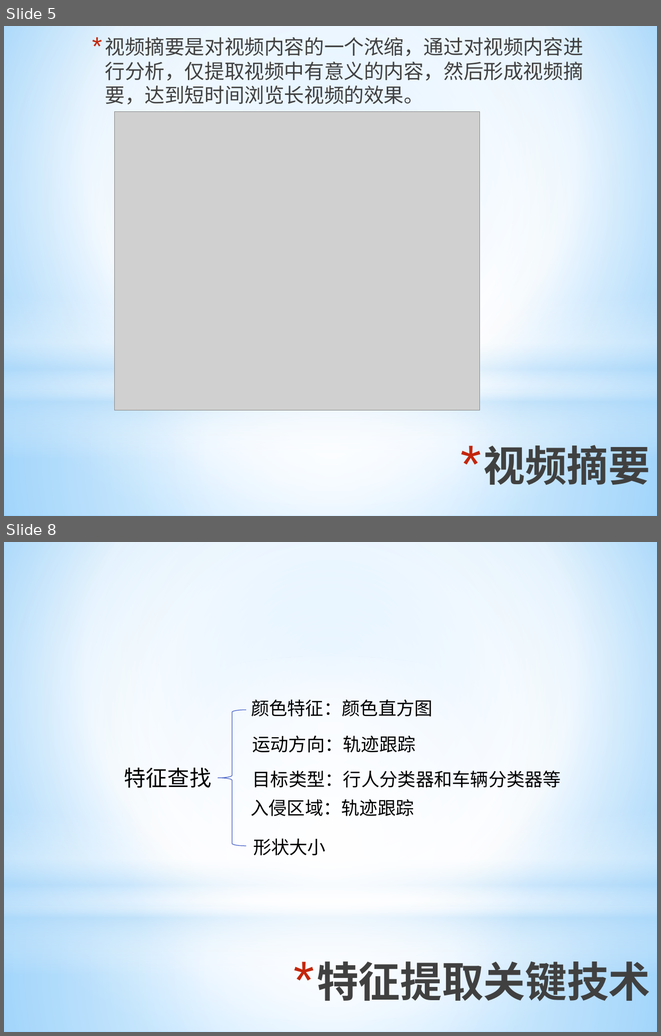
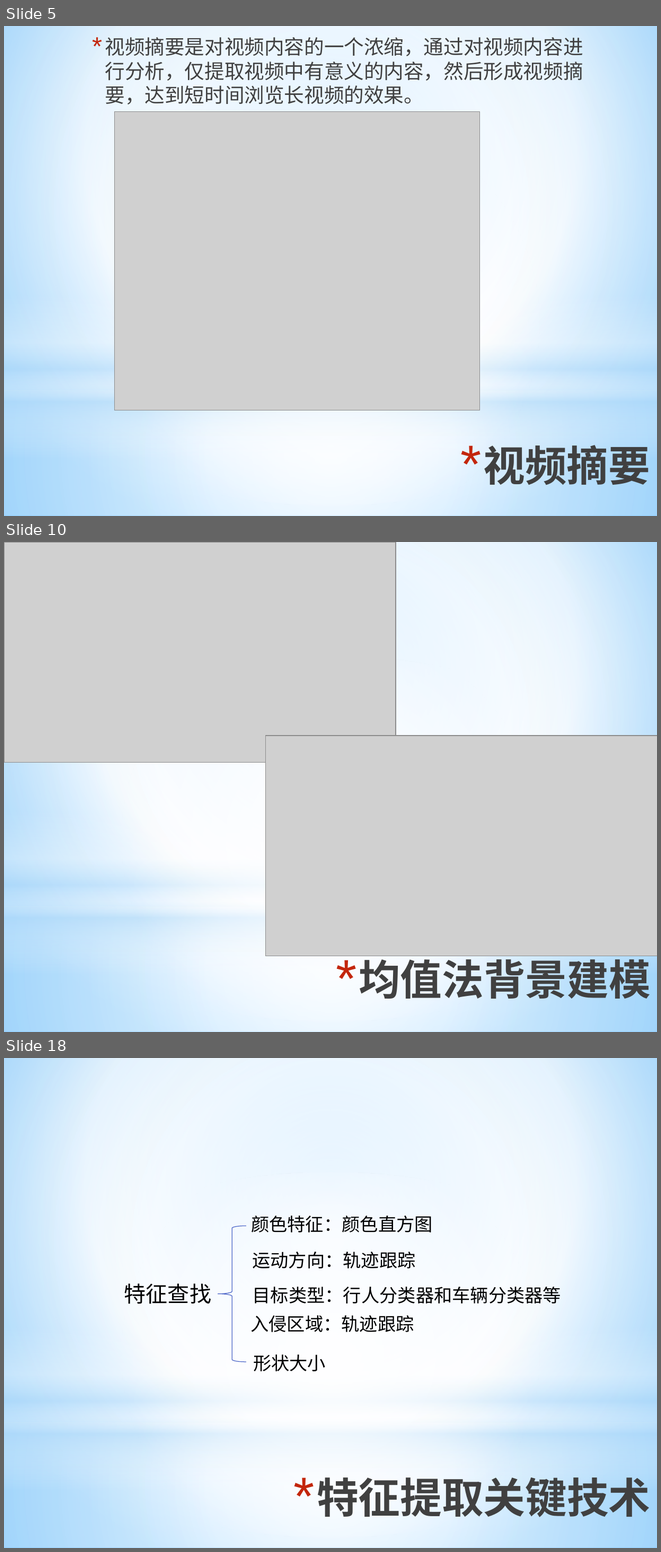
Before and after one commit to ronnyMakhuddin/motion-detect-tiqu, a slide deck: 研究生毕业设计/文档管理/预答辩/毕业设计预答辩.pptx. Shown one above the other, each under a label of ours: slides 5 and 8 before the commit, slides 5, 10 and 18 after it; the slides between them are not shown. The pictures are 661x1036 and 661x1552 pixels, drawn with LibreOffice and Linux fonts; fonts in the diff are those of the drawing; grey boxes stand for pictures. Boxes give left, top, right and bottom in pixels: in the first picture for what was removed or moved away, otherwise in the second. Text is boxed around its words. In the diff, an @@ line names an element or a change of style, - is before the commit and + after.

```diff
--- a/研究生毕业设计/文档管理/预答辩/毕业设计预答辩.pptx
+++ b/研究生毕业设计/文档管理/预答辩/毕业设计预答辩.pptx
@@ slide 10 added at (4, 542, 657, 1032), background gradient #9ED5FF to #FFFFFF to #5BB9FF; not listed: 4 template elements that a slide beside it also shows @@
@@ picture added at (4, 542, 396, 762) @@
@@ picture added at (266, 735, 657, 956) @@
@@ title added at (359, 953, 651, 1006), 46 pt, text gradient #000000 to #404040 to #212745, bold @@
+* 均值法背景建模
@@ what was slide 8 is now slide 18 @@
```
Also in this commit, not shown: 3 slides changed, 9 other slides added.
